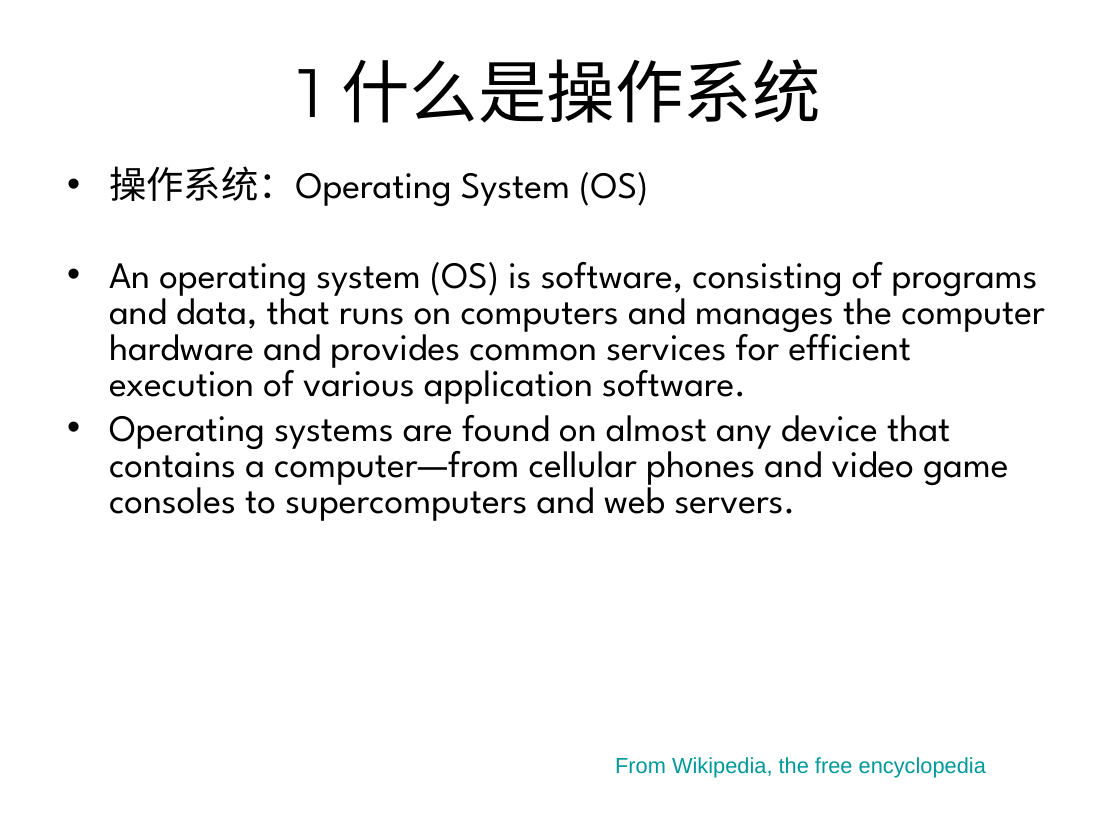
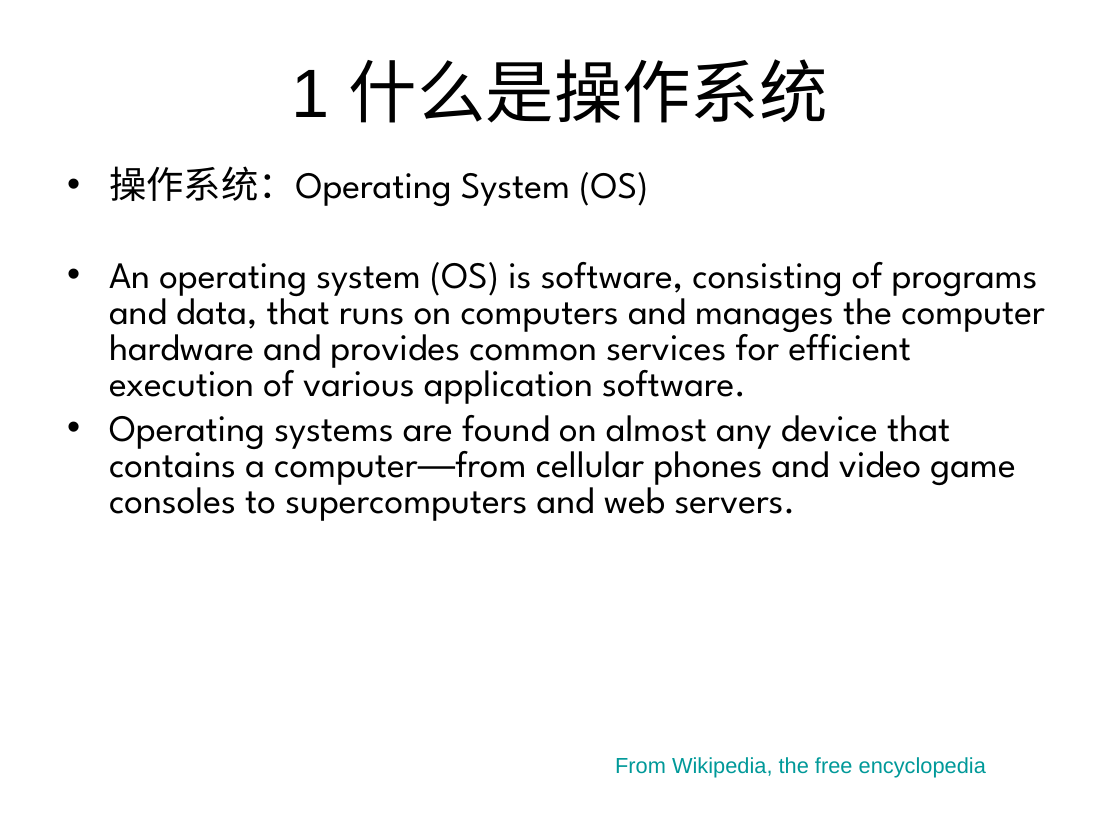
Before and after one commit to origin2007/computer_system, a slide deck: slide 3 of 机电系统软件设计方法-04操作系统.ppt. Drawn at 1120x840 pixels with LibreOffice and Linux fonts; fonts in the diff are those of the drawing; background and template pictures are left out. Boxes give left, top, right and bottom in pixels: in the first picture for what was removed or moved away, otherwise in the second. Text is boxed around its words. In the diff, an @@ line names an element or a change of style, - is before the commit and + after.

```diff
--- a/机电系统软件设计方法-04操作系统.ppt
+++ b/机电系统软件设计方法-04操作系统.ppt
@@ title "1 什么是操作系统" at box(292, 59, 828, 123): font Montserrat to Arial @@
@@ text at box(109, 415, 1015, 521): font League Spartan to Arial in "computer—from" @@
```
Also in this commit, not shown: 30 other slides changed, 4 other files.
